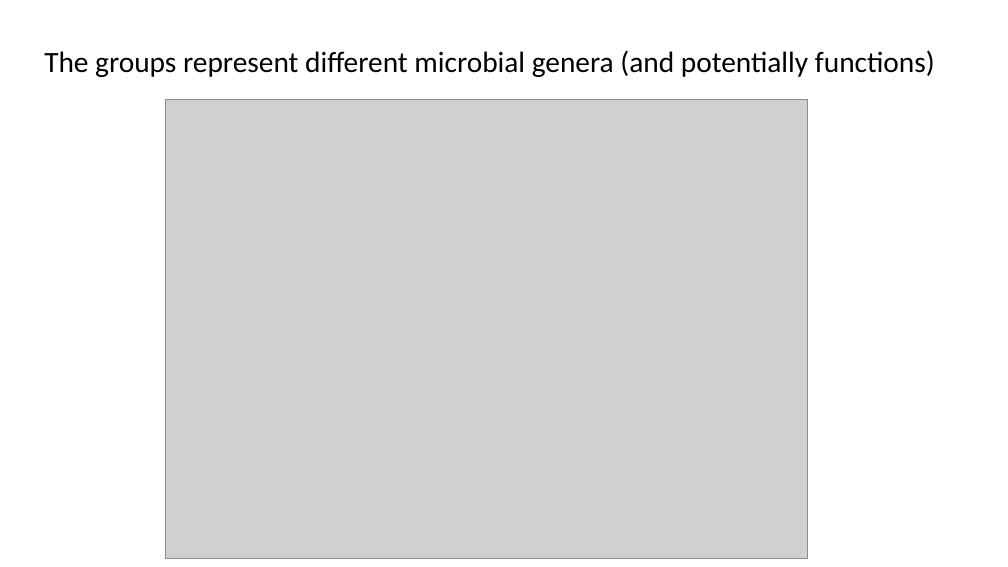
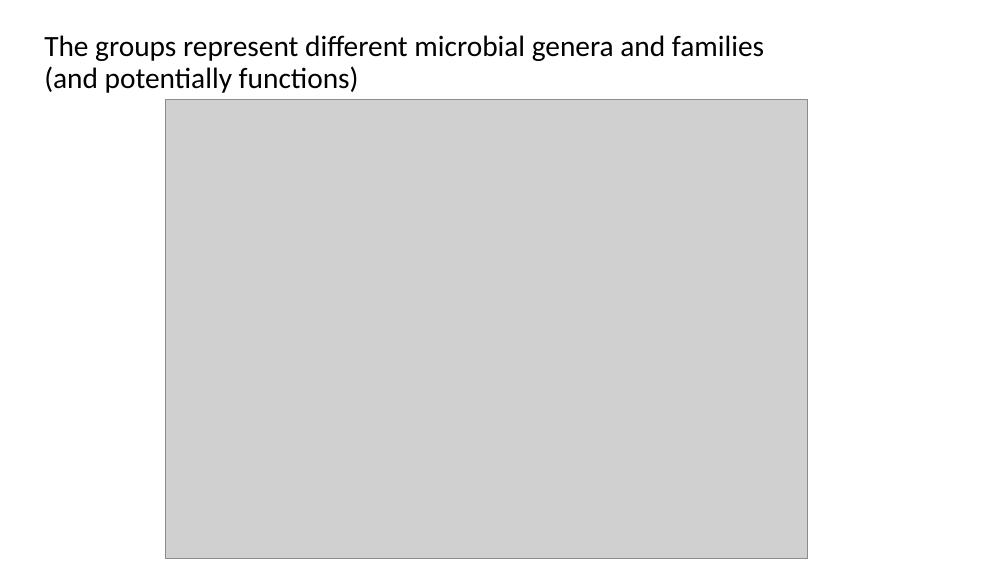
Before and after one commit to Ecological-Complexity-Lab/Microbiome_Structure_Madagascar, a slide deck: slide 12 of presentations/manuscript story.pptx. Drawn at 1008x567 pixels with LibreOffice and Linux fonts; fonts in the diff are those of the drawing; grey boxes stand for pictures. Boxes give left, top, right and bottom in pixels: in the first picture for what was removed or moved away, otherwise in the second. Text is boxed around its words. In the diff, an @@ line names an element or a change of style, - is before the commit and + after.

```diff
--- a/presentations/manuscript story.pptx
+++ b/presentations/manuscript story.pptx
@@ title at [44,35,764,93]: text changed @@
-The groups represent different microbial genera (and potentially functions)
+The groups represent different microbial genera and families (and potentially functions)
```
Also in this commit, not shown: 9 other slides changed, 3 slides added, 3 slides removed.
